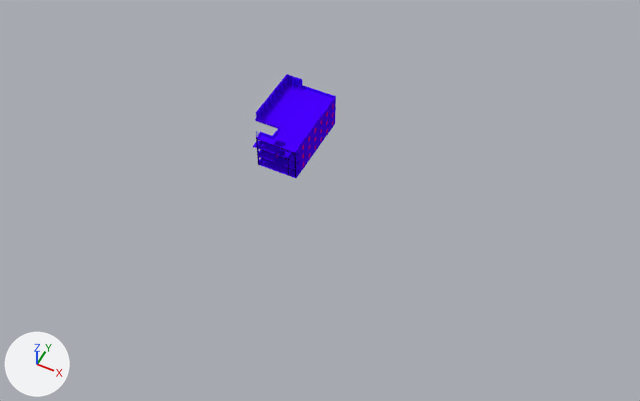
Two versions of the Blender file Assets/Meshes/Maps/BetterBombBuilding.blend, one commit apart.
The view is the same before and after, from a 50 mm lens placed at (70.5, -120.5, 163.9), pointed at (11.6, -2.6, 16.6). The axes (+X, +Y, +Z) are drawn at lower left. The lights are the same throughout.

Names of what the first picture shows: 'MainBody'.
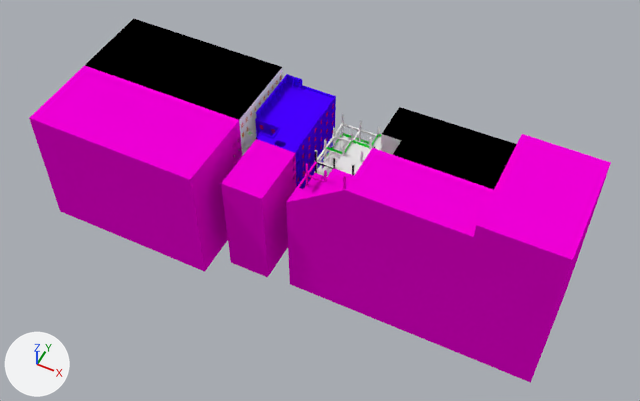
Changed parts and their boxes (x1, y1, x2, y2) in the pictures (640 x 401 px):
'RightShadowCaster', shown (pink)
    after: (286, 134, 611, 383)
'LeftShadowCaster', shown (pink)
    after: (29, 65, 242, 272)
'LeftBody', shown (black)
    after: (85, 19, 283, 133)
'RightMain', shown
    after: (314, 107, 516, 190)
'ShadowCaster', shown (pink)
    after: (221, 139, 297, 277)
'BackDrop', shown (purple)
    after: (255, 121, 335, 189)
'LeftMain', shown
    after: (233, 114, 256, 160)
'LeftLadder', shown
    after: (245, 128, 254, 150)

Patch to the scene script:
```diff
--- a/Assets/Meshes/Maps/BetterBombBuilding.blend.py
+++ b/Assets/Meshes/Maps/BetterBombBuilding.blend.py
@@ ob_backdrop @@
 ob_backdrop.location = (0.0, 0.0, 0.0)
-ob_backdrop.hide_set(True)  # its collection is switched off
@@ ob_rightmain @@
 ob_rightmain.location = (24.9, 0.0, -1.9)
-ob_rightmain.hide_set(True)  # its collection is switched off
@@ ob_rightshadowcaster @@
 ob_rightshadowcaster.location = (24.9, 0.0, -1.9)
-ob_rightshadowcaster.hide_set(True)  # its collection is switched off
@@ ob_leftshadowcaster @@
 ob_leftshadowcaster.location = (-17.0, 0.0, 18.0)
-ob_leftshadowcaster.hide_set(True)  # its collection is switched off
@@ ob_shadowcaster @@
 ob_shadowcaster.location = (0.0, 0.0, 18.9)
-ob_shadowcaster.hide_set(True)  # its collection is switched off
@@ ob_leftmain @@
 ob_leftmain.location = (-17.0, 0.0, 18.0)
-ob_leftmain.hide_set(True)  # its collection is switched off
@@ ob_leftbody @@
 ob_leftbody.location = (-17.0, 0.0, 0.0)
-ob_leftbody.hide_set(True)  # its collection is switched off
@@ ob_rightdinercouches @@
 ob_rightdinercouches.location = (-13.7, 0.0, 21.2)
-ob_rightdinercouches.hide_set(True)  # its collection is switched off
@@ ob_leftladder @@
 ob_leftladder.location = (-9.0, 2.0, 24.0)
-ob_leftladder.hide_set(True)  # its collection is switched off
```
